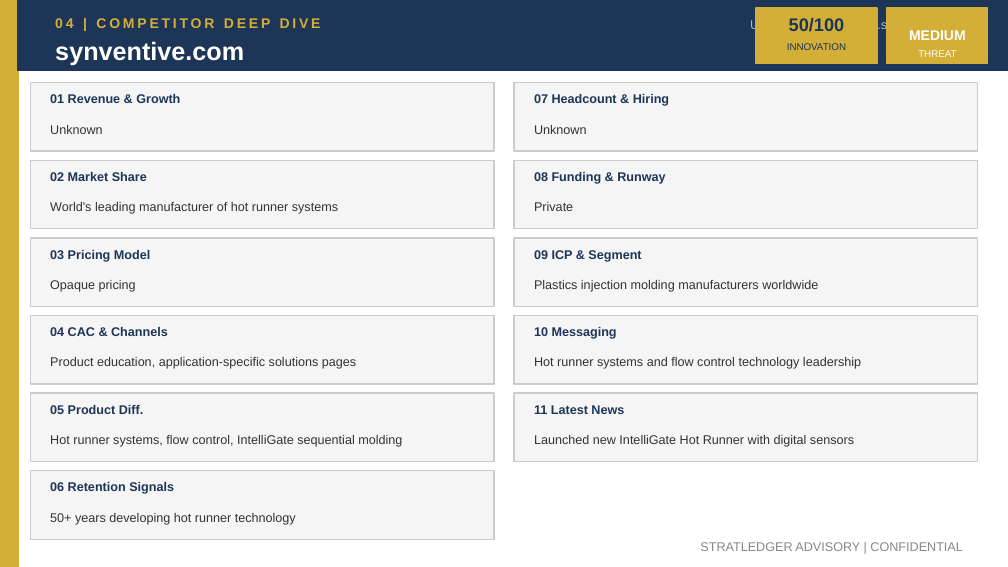
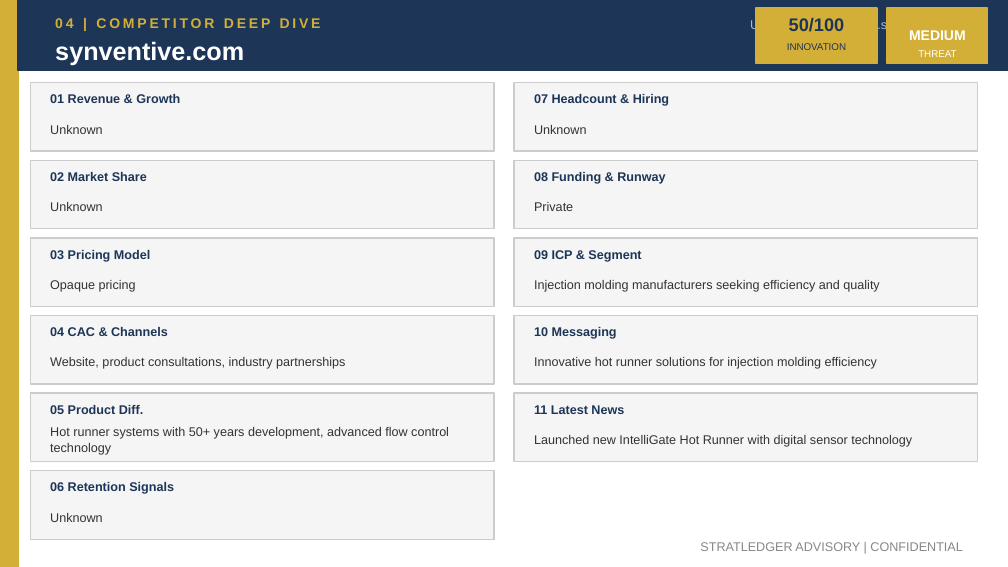
Before and after one commit to apexmakeshop-dot/droplet-commands, a slide deck: slide 8 of mesh_bioplastics_CI_Report.pptx. Drawn at 1008x567 pixels with LibreOffice and Linux fonts; fonts in the diff are those of the drawing. Boxes give left, top, right and bottom in pixels: in the first picture for what was removed or moved away, otherwise in the second. Text is boxed around its words. In the diff, an @@ line names an element or a change of style, - is before the commit and + after.

```diff
--- a/mesh_bioplastics_CI_Report.pptx
+++ b/mesh_bioplastics_CI_Report.pptx
@@ text at [50,202,103,211]: text changed @@
-World's leading manufacturer of hot runner systems
+Unknown
@@ text at [534,280,879,292]: text changed @@
-Plastics injection molding manufacturers worldwide
+Injection molding manufacturers seeking efficiency and quality
@@ text at [50,357,345,369]: text changed @@
-Product education, application-specific solutions pages
+Website, product consultations, industry partnerships
@@ text at [534,357,877,369]: text changed @@
-Hot runner systems and flow control technology leadership
+Innovative hot runner solutions for injection molding efficiency
@@ text at [50,427,449,455]: text changed @@
-Hot runner systems, flow control, IntelliGate sequential molding
+Hot runner systems with 50+ years development, advanced flow control technology
@@ text at [534,435,912,447]: text changed @@
-Launched new IntelliGate Hot Runner with digital sensors
+Launched new IntelliGate Hot Runner with digital sensor technology
@@ text at [50,513,103,522]: text changed @@
-50+ years developing hot runner technology
+Unknown
```
Also in this commit, not shown: 4 other slides changed.
